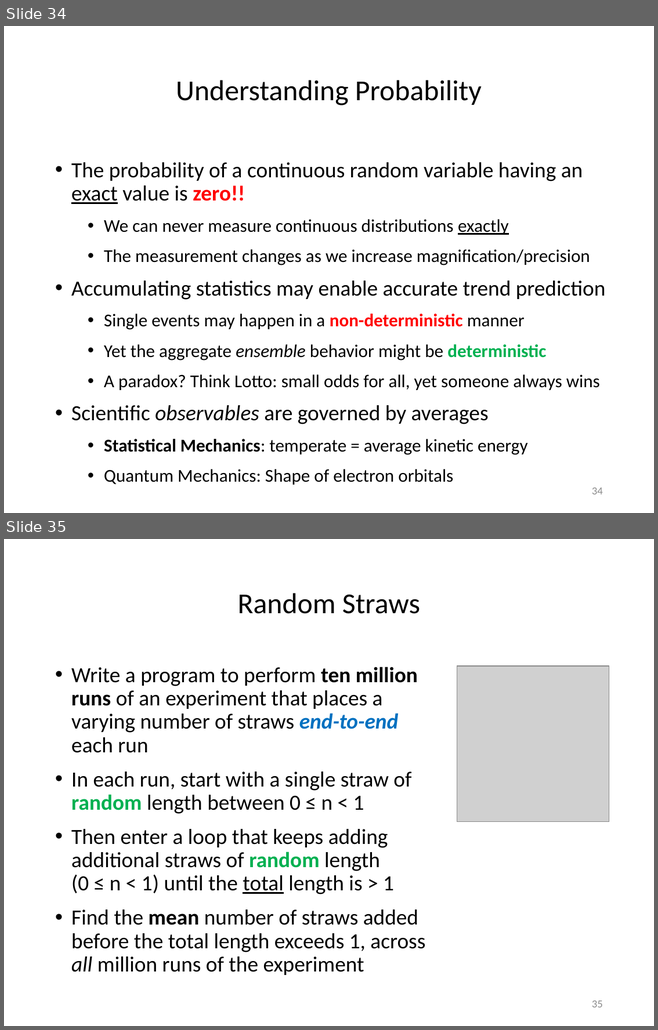
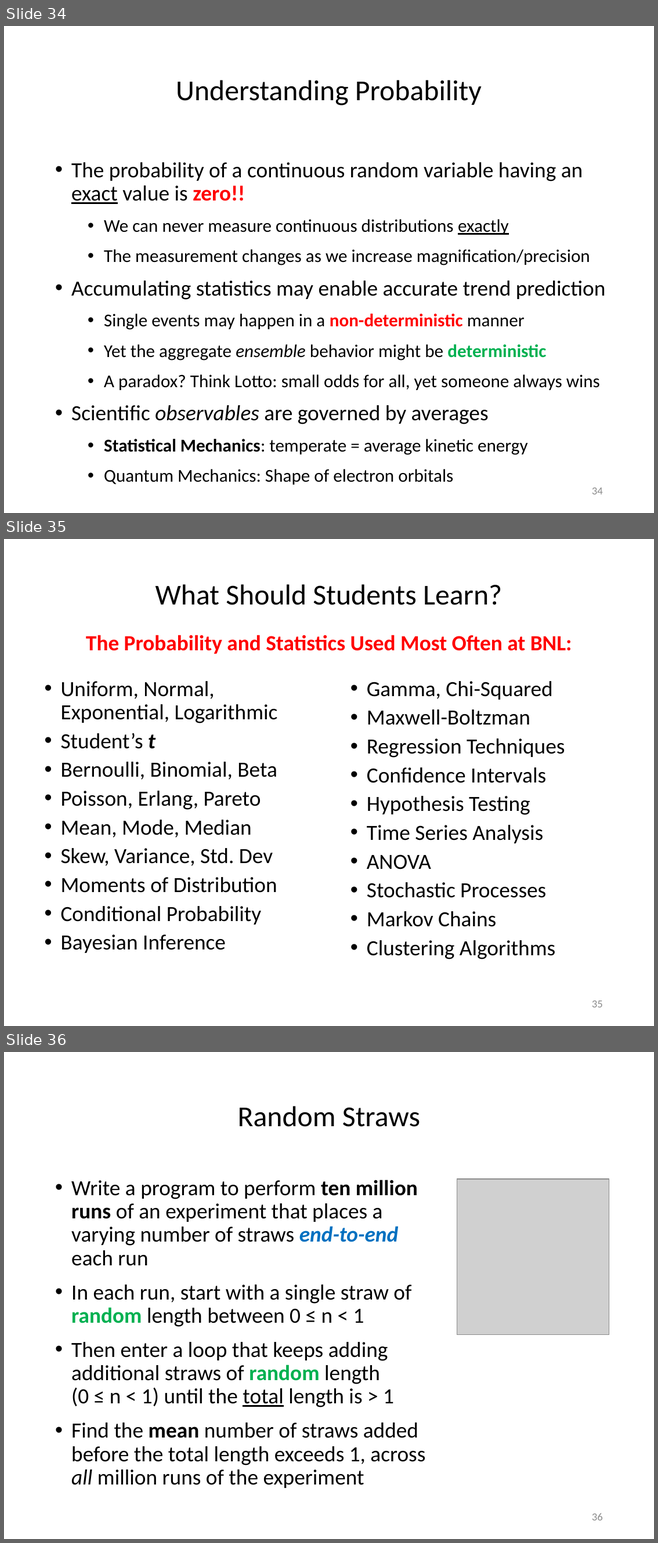
Before and after one commit to dbiersach/scicomp301-cpp-linux, a slide deck: session06/Session 06 - Statistics, Euler Line.pptx. Shown one above the other, each under a label of ours: slides 34 and 35 before the commit, slides 34, 35 and 36 after it. The pictures are 658x1030 and 658x1543 pixels, drawn with LibreOffice and Linux fonts; fonts in the diff are those of the drawing; grey boxes stand for pictures. Boxes give left, top, right and bottom in pixels: in the first picture for what was removed or moved away, otherwise in the second. Text is boxed around its words. In the diff, an @@ line names an element or a change of style, - is before the commit and + after.

Commit message:
Update slide deck

```diff
--- a/session06/Session 06 - Statistics, Euler Line.pptx
+++ b/session06/Session 06 - Statistics, Euler Line.pptx
@@ slide 35 added at (4,539,654,1026), background #FFFFFF @@
@@ title added at (155,584,502,605), 32 pt, text #000000 @@
+What Should Students Learn?
@@ text added at (86,635,572,654), 24 pt, text #FF0000, bold @@
+The Probability and Statistics Used Most Often at BNL:
@@ text added at (61,681,278,953), 24 pt, text #000000 @@
+• Uniform, Normal, Exponential, Logarithmic
+• Student’s t
+• Bernoulli, Binomial, Beta
+• Poisson, Erlang, Pareto
+• Mean, Mode, Median
+• Skew, Variance, Std. Dev
+• Moments of Distribution
+• Conditional Probability
+• Bayesian Inference
@@ text added at (366,681,564,959), 24 pt, text #000000 @@
+• Gamma, Chi-Squared
+• Maxwell-Boltzman
+• Regression Techniques
+• Confidence Intervals
+• Hypothesis Testing
+• Time Series Analysis
+• ANOVA
+• Stochastic Processes
+• Markov Chains
+• Clustering Algorithms
@@ page number added at (592,1001,603,1008), 12 pt, text #8C8C8C @@
+35
@@ what was slide 35 is now slide 36 @@
@@ page number at (592,1513,603,1521): text changed @@
-35
+36
```
Also in this commit, not shown: 1 other file.
